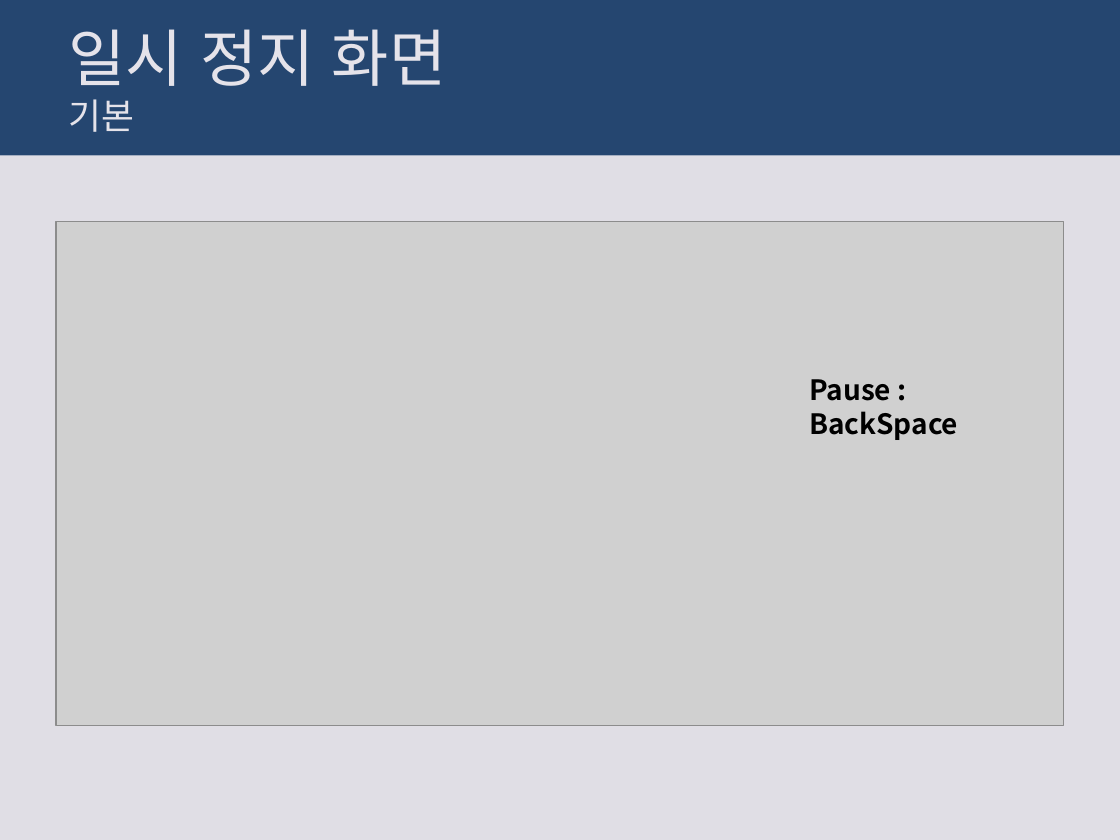
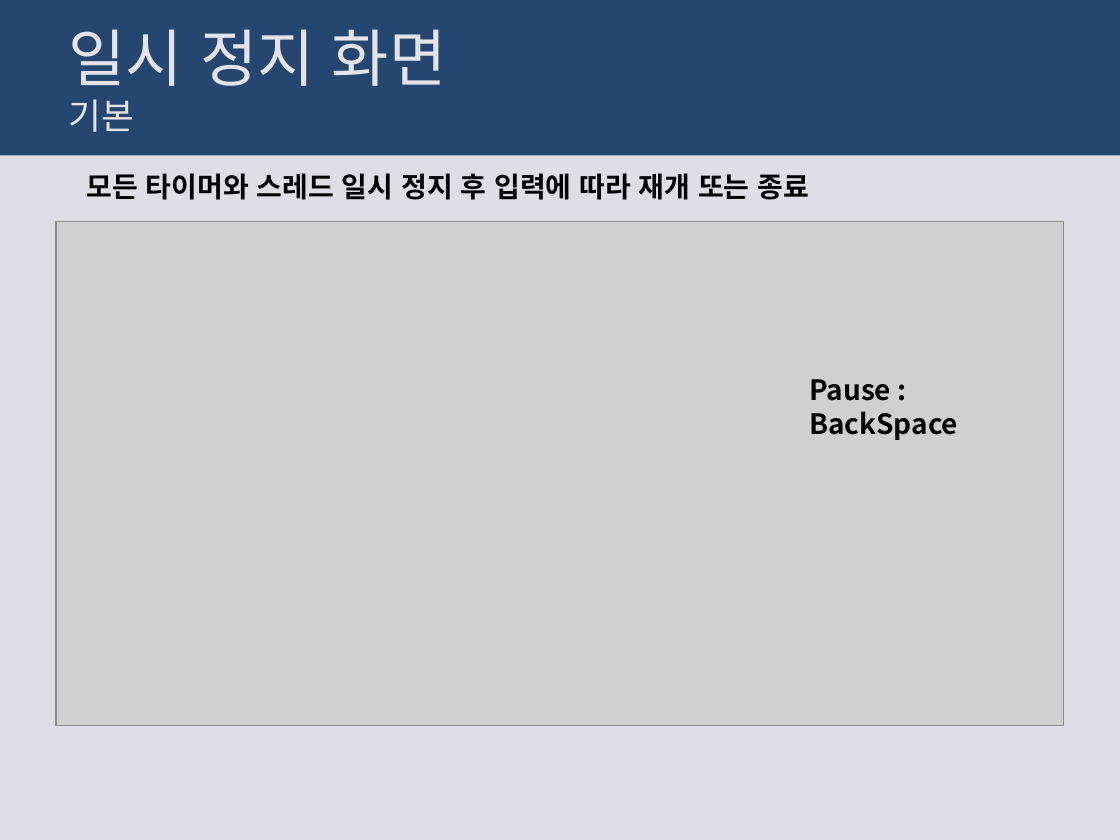
Before and after one commit to systemfile36/VBShootingGame, a slide deck: slide 20 of VBShootingGame/Info/VBShootingGmae_PPT.pptx. Drawn at 1120x840 pixels with LibreOffice and Linux fonts; fonts in the diff are those of the drawing; grey boxes stand for pictures. Boxes give left, top, right and bottom in pixels: in the first picture for what was removed or moved away, otherwise in the second. Text is boxed around its words. In the diff, an @@ line names an element or a change of style, - is before the commit and + after.

```diff
--- a/VBShootingGame/Info/VBShootingGmae_PPT.pptx
+++ b/VBShootingGame/Info/VBShootingGmae_PPT.pptx
@@ text added at (x1=87, y1=173, x2=809, y2=200), 18 pt, text #000000, bold @@
+모든 타이머와 스레드 일시 정지 후 입력에 따라 재개 또는 종료
```
Also in this commit, not shown: 1 other slide changed, 1 slide added.
